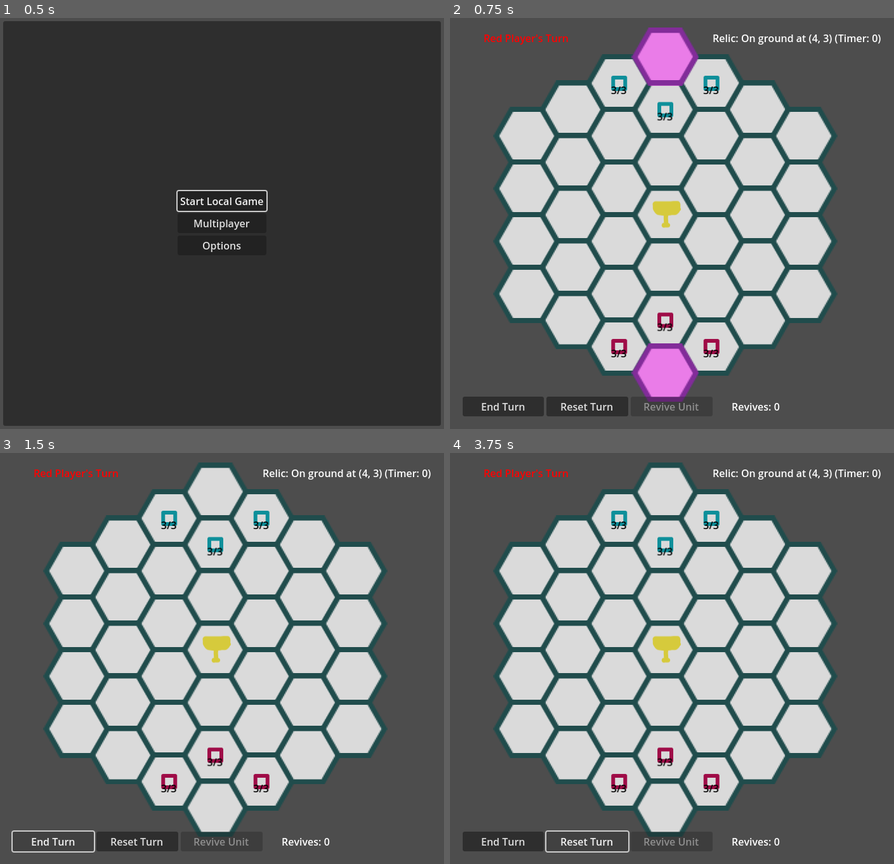
Above: before the commit, frames 1-4 (two rows, left to right).
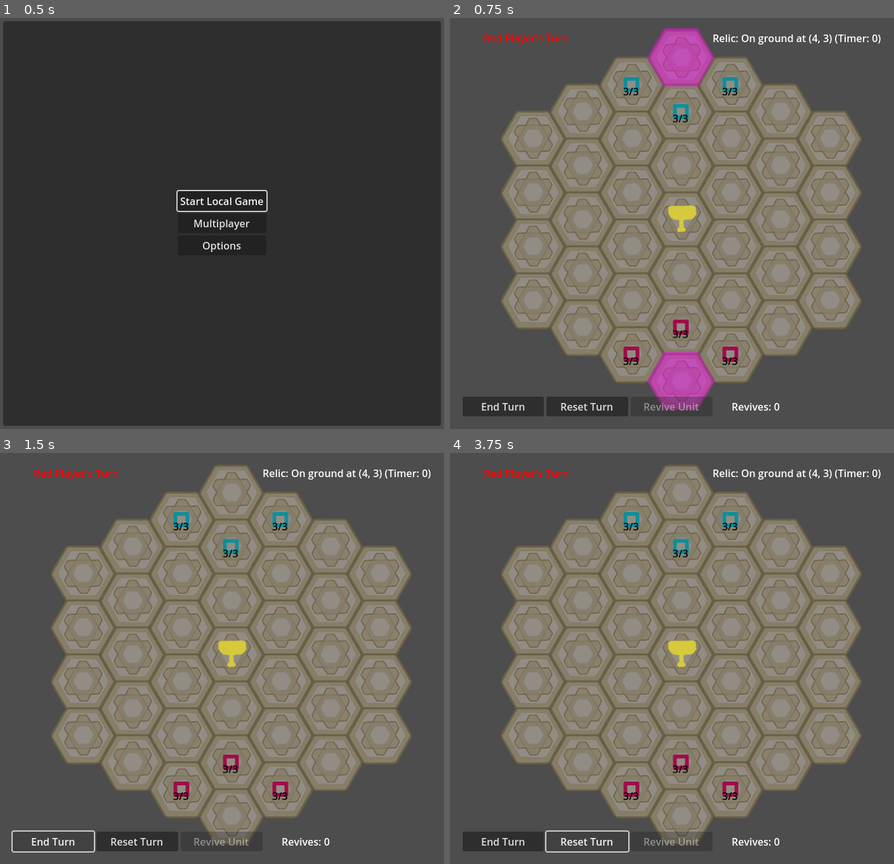
Above: after the commit, the same moments.

Repository: dokumor8/cursed_football
Game: Godot game, scene res://scenes/ui/main_menu.tscn
The game is run twice, just before and just after one commit, with the same random seed, the same clock (stepped at 60 frames per second) and the same inputs.
Inputs:
- Up to frame 1 (0.5 s): no input
- Up to frame 2 (0.75 s): click "Start Local Game" at 0.5 s
- Up to frame 3 (1.5 s): click "End Turn" at 1.25 s
- Up to frame 4 (3.75 s): click "End Turn" at 2 s; click "End Turn" at 2.75 s; click "Reset Turn" at 3.5 s

Frame 1 is identical in both runs. In frame 2, 56% of the frame differs, in the area x 9-93%, y 2-96%; in frame 3, 56%; in frame 4, 56%.

Commit message:
Add better sprites (1)

Diff:
--- /dev/null
+++ b/scenes/game/game_scene.tres
@@ -0,0 +1,29 @@
+[gd_resource type="TileSet" load_steps=5 format=3 uid="uid://y6xxm3yub1qk"]
+
+[ext_resource type="Texture2D" uid="uid://bsb8q6nukwrny" path="res://assets/images/tiles/hex2.png" id="1_nxmbm"]
+[ext_resource type="Texture2D" uid="uid://cfs4sw0msmtsx" path="res://assets/images/tiles/hex_highlight2.png" id="2_5foyy"]
+
+[sub_resource type="TileSetAtlasSource" id="TileSetAtlasSource_6hqhf"]
+texture = ExtResource("1_nxmbm")
+texture_region_size = Vector2i(106, 92)
+0:0/0 = 0
+
+[sub_resource type="TileSetAtlasSource" id="TileSetAtlasSource_6thfb"]
+texture = ExtResource("2_5foyy")
+texture_region_size = Vector2i(106, 92)
+0:0/0 = 0
+1:0/0 = 0
+2:0/0 = 0
+0:1/0 = 0
+1:1/0 = 0
+2:1/0 = 0
+0:2/0 = 0
+1:2/0 = 0
+2:2/0 = 0
+
+[resource]
+tile_shape = 3
+tile_offset_axis = 1
+tile_size = Vector2i(104, 85)
+sources/0 = SubResource("TileSetAtlasSource_6hqhf")
+sources/2 = SubResource("TileSetAtlasSource_6thfb")
--- a/scenes/game/game_scene.tscn
+++ b/scenes/game/game_scene.tscn
@@ -1,36 +1,8 @@
-[gd_scene load_steps=9 format=4 uid="uid://eiseghgy1gp4"]
+[gd_scene load_steps=4 format=4 uid="uid://eiseghgy1gp4"]
 
 [ext_resource type="Script" uid="uid://u7ag56bjiyh2" path="res://scripts/game/game_scene.gd" id="1_mixcd"]
-[ext_resource type="Texture2D" uid="uid://bsb8q6nukwrny" path="res://assets/images/tiles/hex2.png" id="2_ydf3n"]
-[ext_resource type="Texture2D" uid="uid://cfs4sw0msmtsx" path="res://assets/images/tiles/hex_highlight2.png" id="3_ydf3n"]
+[ext_resource type="TileSet" uid="uid://y6xxm3yub1qk" path="res://scenes/game/game_scene.tres" id="2_ydf3n"]
 [ext_resource type="Script" uid="uid://lye14jpm20yx" path="res://scripts/game/unit_selection.gd" id="4_6hqhf"]
-
-[sub_resource type="TileSetAtlasSource" id="TileSetAtlasSource_6hqhf"]
-texture = ExtResource("2_ydf3n")
-texture_region_size = Vector2i(106, 92)
-0:0/0 = 0
-
-[sub_resource type="TileSet" id="TileSet_mixcd"]
-tile_shape = 3
-tile_offset_axis = 1
-tile_size = Vector2i(97, 83)
-sources/0 = SubResource("TileSetAtlasSource_6hqhf")
-
-[sub_resource type="TileSetAtlasSource" id="TileSetAtlasSource_p0de3"]
-texture = ExtResource("3_ydf3n")
-texture_region_size = Vector2i(106, 92)
-0:0/0 = 0
-1:0/0 = 0
-2:0/0 = 0
-0:1/0 = 0
-1:1/0 = 0
-2:1/0 = 0
-
-[sub_resource type="TileSet" id="TileSet_mj2jn"]
-tile_shape = 3
-tile_offset_axis = 1
-tile_size = Vector2i(97, 83)
-sources/0 = SubResource("TileSetAtlasSource_p0de3")
 
 [node name="GameScene" type="Node2D" groups=["main_scene"]]
 script = ExtResource("1_mixcd")
@@ -38,11 +10,11 @@
 [node name="TileMapLayer" type="TileMapLayer" parent="."]
 position = Vector2(0, 20)
 tile_map_data = PackedByteArray("AAADAAQAAAAAAAAAAAAFAAQAAAAAAAAAAAACAAUAAAAAAAAAAAADAAUAAAAAAAAAAAAEAAUAAAAAAAAAAAAFAA …(512 unchanged characters)…
-tile_set = SubResource("TileSet_mixcd")
+tile_set = ExtResource("2_ydf3n")
 
 [node name="HighlightLayer" type="TileMapLayer" parent="."]
 position = Vector2(0, 20)
-tile_set = SubResource("TileSet_mj2jn")
+tile_set = ExtResource("2_ydf3n")
 
 [node name="UILayer" type="CanvasLayer" parent="."]
 
--- a/scripts/config/GameConstants.gd
+++ b/scripts/config/GameConstants.gd
@@ -31,7 +31,9 @@
 var RELIC_HOLDER_SPEED: Array[int] =  [0, 1, 1, 2, 2, 3, 3, 4, 4, 4, 4, 4, 4]
 var RELIC_HOLDER_ATTACK: Array[int] = [0, 0, 0, 1, 1, 1, 1, 1, 1, 2, 2, 3, 3]
 
-# Tile atlas coordinates for highlighting
+# Tile atlas ID and coordinates for highlighting
+var HIGHLIGHT_TILE_SOURCE_ID: int = 2
+var WALKABLE_HIGHLIGHT_ATLAS: Vector2i = Vector2i(0, 0)
 var REVIVAL_HIGHLIGHT_ATLAS: Vector2i = Vector2i(1, 0)
 var ATTACK_HIGHLIGHT_ATLAS: Vector2i = Vector2i(2, 0)
 var GOAL_HIGHLIGHT_ATLAS: Vector2i = Vector2i(0, 1)
--- a/scripts/game/game_scene.gd
+++ b/scripts/game/game_scene.gd
@@ -440,7 +440,7 @@
     var reachable_data = get_reachable_tiles(starting_coord, unit.movement_left)
     var reachable_tiles: Array[Vector2i] = reachable_data["tiles"]
     for tile in reachable_tiles:
-        highlight_layer.set_cell(tile, 0, Vector2i(0, 0))
+        highlight_layer.set_cell(tile, GC.HIGHLIGHT_TILE_SOURCE_ID, GC.WALKABLE_HIGHLIGHT_ATLAS)
 
     # Also highlight attackable enemy units
     _highlight_attackable_enemies(unit)
@@ -499,13 +499,13 @@
         for unit: Unit in get_tree().get_nodes_in_group("units"):
             if unit.grid_position == tile and unit.conflict_side != GS.current_player:
                 # This is an attackable enemy unit
-                highlight_layer.set_cell(tile, 0, attack_highlight_atlas)
+                highlight_layer.set_cell(tile, GC.HIGHLIGHT_TILE_SOURCE_ID, attack_highlight_atlas)
                 break
 
         # Also check if tile contains the relic (and relic is not held by anyone)
         if tile == relic_position and GS.relic_holder == null:
             # This is a pickupable relic
-            highlight_layer.set_cell(tile, 0, attack_highlight_atlas)
+            highlight_layer.set_cell(tile, GC.HIGHLIGHT_TILE_SOURCE_ID, attack_highlight_atlas)
 
 
 func _highlight_revival_tiles() -> void:
@@ -518,13 +518,13 @@
     # Highlight each spawn tile if it's not occupied
     for tile in spawn_tiles:
         if _is_walkable(tile): # Check if tile is not occupied
-            highlight_layer.set_cell(tile, 0, revival_highlight_atlas)
+            highlight_layer.set_cell(tile, GC.HIGHLIGHT_TILE_SOURCE_ID, revival_highlight_atlas)
 
 
 func _highlight_goal_tiles() -> void:
     # Highlight both goal tiles
-    highlight_layer.set_cell(GC.get_goal_position(GC.PLAYER_RED), 0, goal_highlight_atlas)
-    highlight_layer.set_cell(GC.get_goal_position(GC.PLAYER_BLUE), 0, goal_highlight_atlas)
+    highlight_layer.set_cell(GC.get_goal_position(GC.PLAYER_RED), GC.HIGHLIGHT_TILE_SOURCE_ID, goal_highlight_atlas)
+    highlight_layer.set_cell(GC.get_goal_position(GC.PLAYER_BLUE), GC.HIGHLIGHT_TILE_SOURCE_ID, goal_highlight_atlas)
     print("Goal tiles highlighted at", GC.get_goal_position(GC.PLAYER_RED), "and", GC.get_goal_position(GC.PLAYER_BLUE))
 
 
Binary file removed: assets/images/tiles/attack_highlight.png
Not shown, removed: assets/images/tiles/attack_highlight.png.import
Binary file removed: assets/images/tiles/goal.png
Not shown, removed: assets/images/tiles/goal.png.import
Binary file removed: assets/images/tiles/hex.png
Not shown, removed: assets/images/tiles/hex.png.import
Binary file changed: assets/images/tiles/hex2.png
Binary file removed: assets/images/tiles/hex_highlight.png
Not shown, removed: assets/images/tiles/hex_highlight.png.import
Binary file removed: assets/images/tiles/revival_highlight.png
Not shown, removed: assets/images/tiles/revival_highlight.png.import
Not shown, added: TODO.md
(and 2 more such lines)
